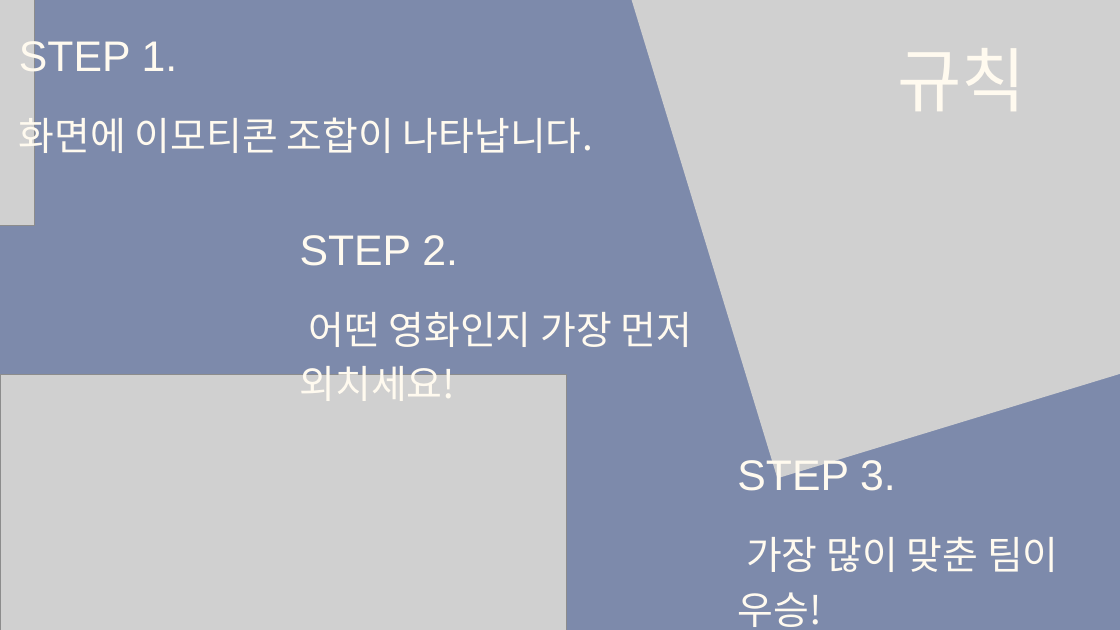
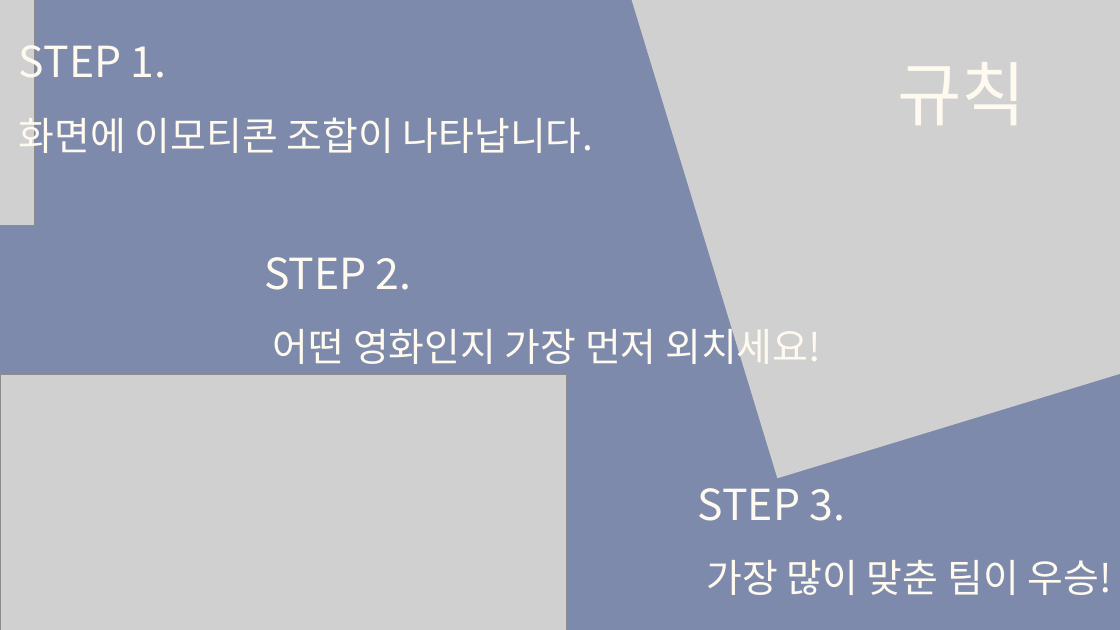
Before and after one commit to tkdgns25300/sunday_play, a slide deck: slide 2 of public/downloads/games/emoji-movie-quiz/rules.pptx. Drawn at 1120x630 pixels with LibreOffice and Linux fonts; fonts in the diff are those of the drawing; grey boxes stand for pictures. Boxes give left, top, right and bottom in pixels: in the first picture for what was removed or moved away, otherwise in the second. Text is boxed around its words. In the diff, an @@ line names an element or a change of style, - is before the commit and + after.

```diff
--- a/public/downloads/games/emoji-movie-quiz/rules.pptx
+++ b/public/downloads/games/emoji-movie-quiz/rules.pptx
@@ text "규칙": place and size @@
-text "규칙" at [897,48,1026,111]
+text "규칙" at [897,62,1026,125]
@@ text "STEP 2.": place and size @@
-text "STEP 2." at [300,235,458,266]
+text "STEP 2." at [264,257,412,290]
@@ text "어떤 영화인지 가장 먼저 외치세요!" rewrapped from [300,312,693,401] to [273,322,821,372] @@
@@ font Arial to Noto Sans CJK KR in 4 elements at [19,34,167,88], [897,62,1026,125], [264,257,412,290], [698,477,846,521] @@
@@ text "STEP 3.": place and size @@
-text "STEP 3." at [737,456,896,491]
+text "STEP 3." at [698,477,846,521]
@@ text "가장 많이 맞춘 팀이 우승!" rewrapped from [737,537,1059,627] to [706,560,1112,595] @@
```
Also in this commit, not shown: 19 other slides changed, 3 other files.
